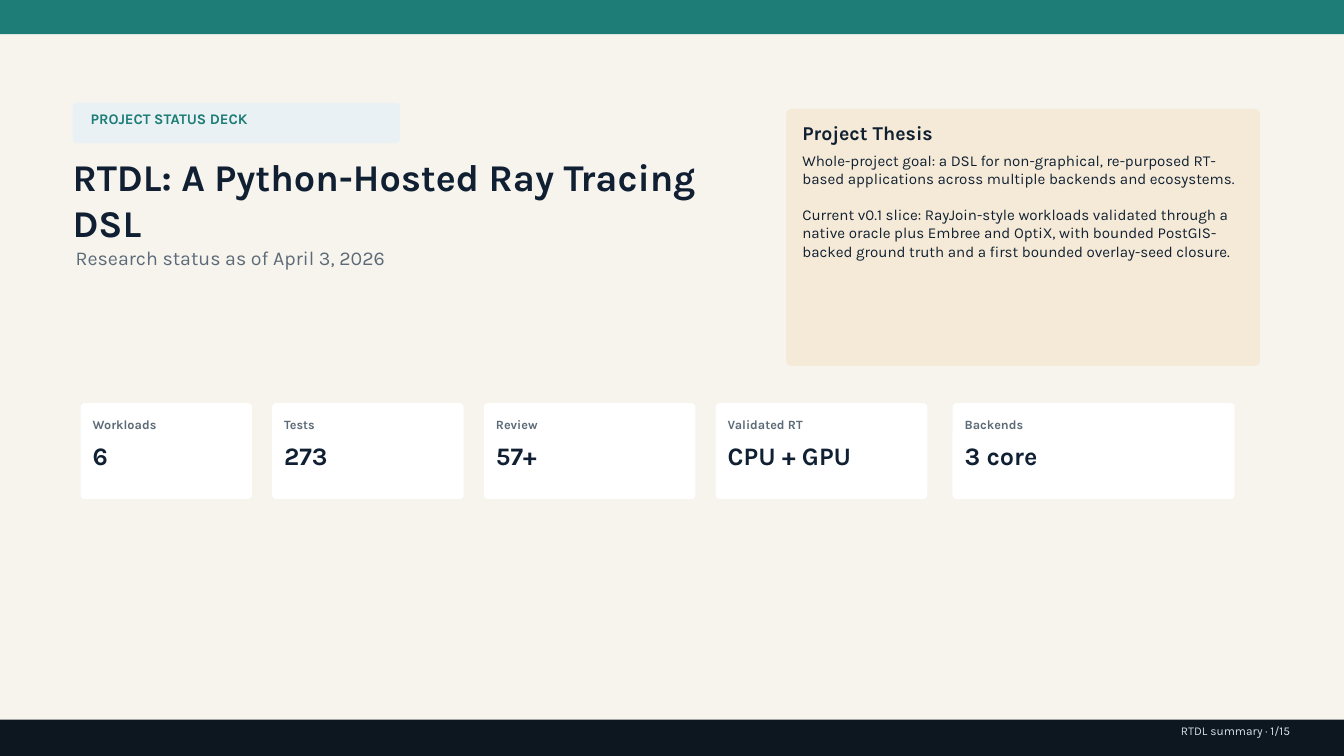
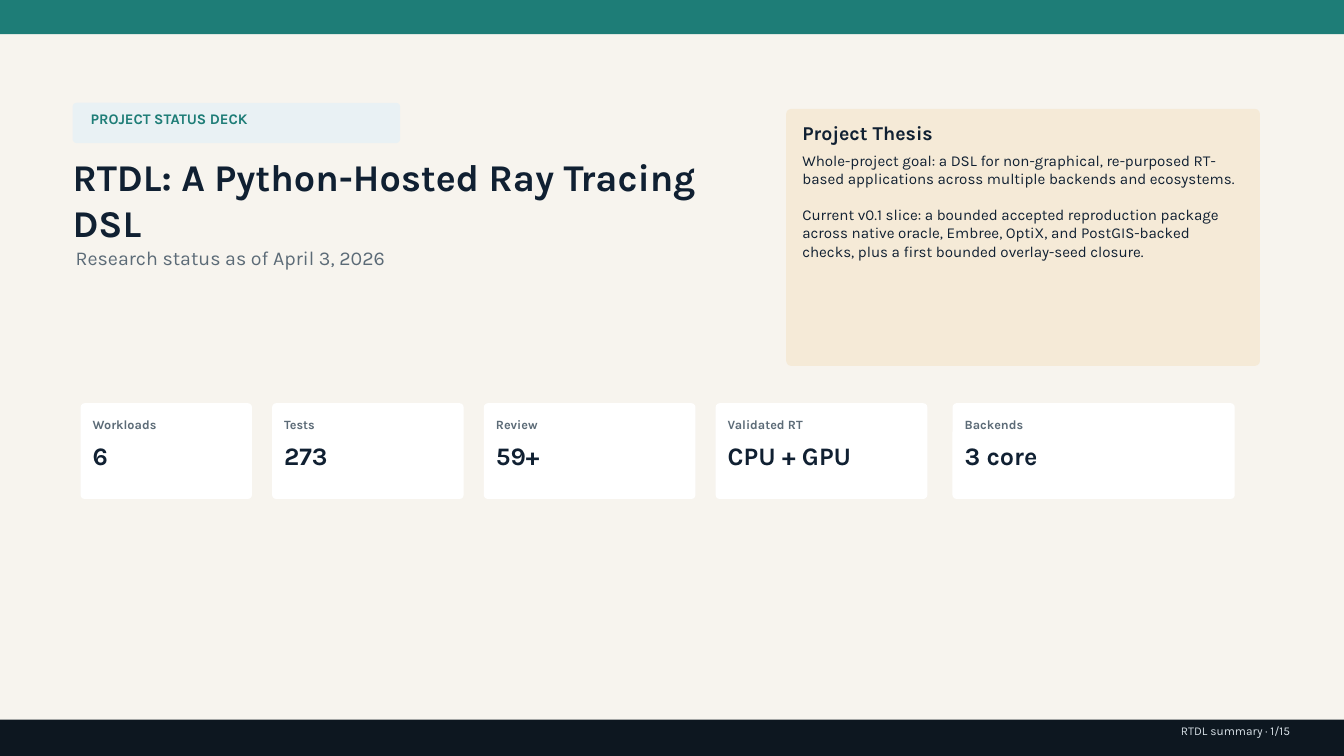
Before and after one commit to rubaolee/rtdl, a slide deck: slide 1 of rtdl_status_summary.pptx. Drawn at 1344x756 pixels with LibreOffice and Linux fonts; fonts in the diff are those of the drawing. Boxes give left, top, right and bottom in pixels: in the first picture for what was removed or moved away, otherwise in the second. Text is boxed around its words. In the diff, an @@ line names an element or a change of style, - is before the commit and + after.

```diff
--- a/rtdl_status_summary.pptx
+++ b/rtdl_status_summary.pptx
@@ text at [802,209,1219,261]: text changed @@
-Current v0.1 slice: RayJoin-style workloads validated through a native oracle plus Embree and OptiX, with bounded PostGIS-backed ground truth and a first bounded overlay-seed closure.
+Current v0.1 slice: a bounded accepted reproduction package across native oracle, Embree, OptiX, and PostGIS-backed checks, plus a first bounded overlay-seed closure.
@@ text at [496,448,540,466]: text changed @@
-57+
+59+
```
Also in this commit, not shown: 2 other slides changed, 13 other files.
